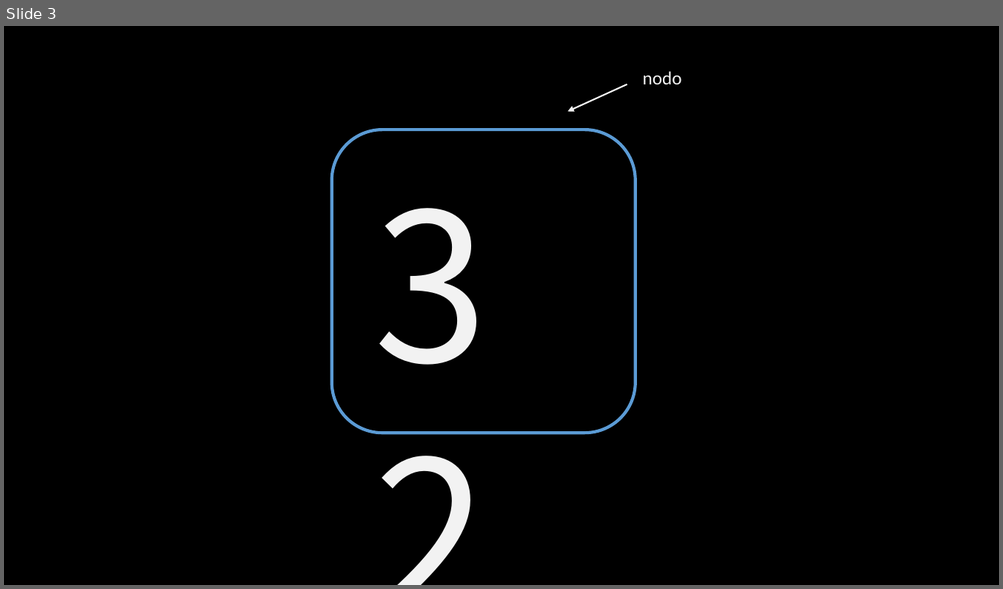
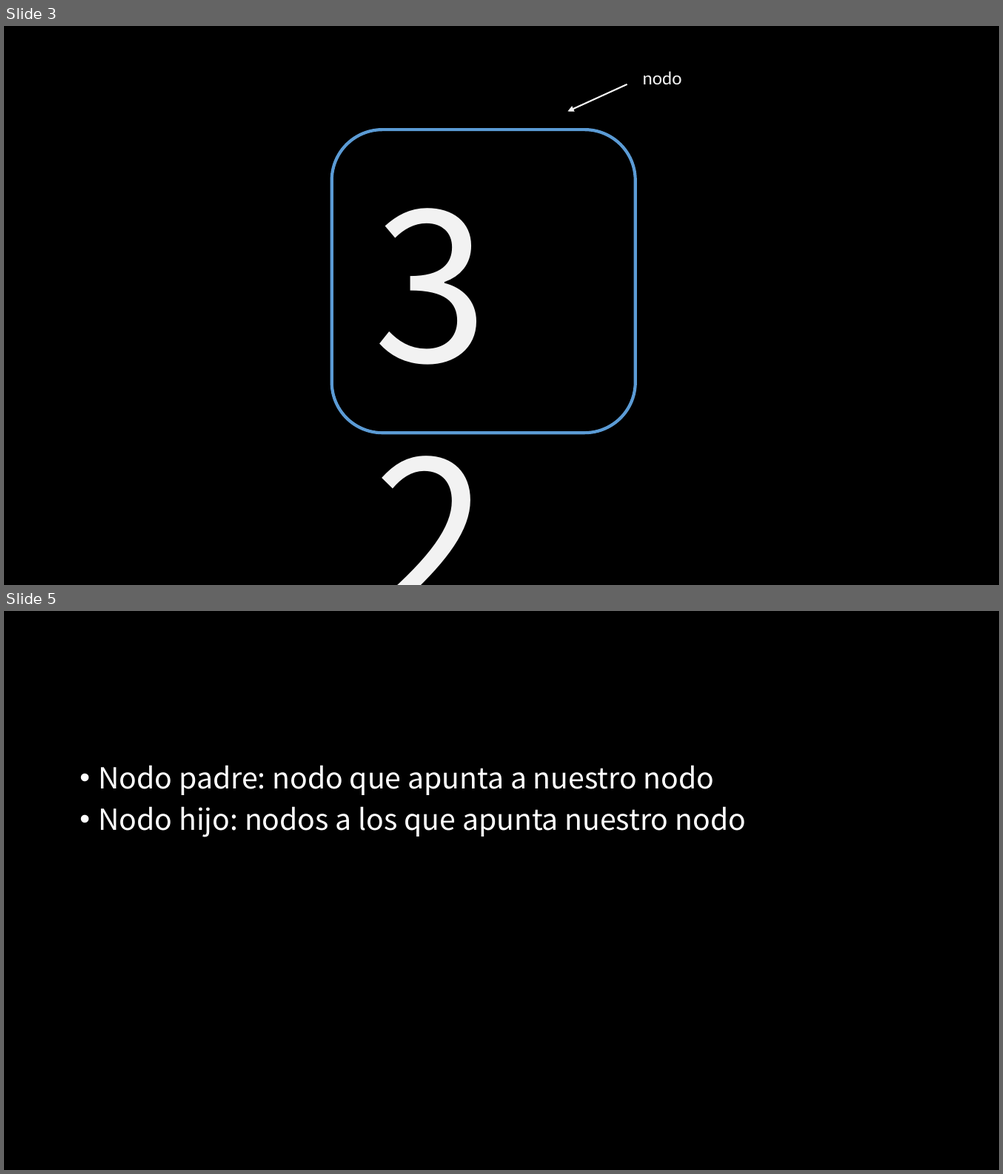
Before and after one commit to jcontrolresearch/DataStructure, a slide deck: Documents/[4]Arboles_binarios-Recorrido.pptx. Shown one above the other, each under a label of ours: slide 3 before the commit, slides 3 and 5 after it; the slides between them are not shown. The pictures are 1003x589 and 1003x1174 pixels, drawn with LibreOffice and Linux fonts; fonts in the diff are those of the drawing. Boxes give left, top, right and bottom in pixels: in the first picture for what was removed or moved away, otherwise in the second. Text is boxed around its words. In the diff, an @@ line names an element or a change of style, - is before the commit and + after.

```diff
--- a/Documents/[4]Arboles_binarios-Recorrido.pptx
+++ b/Documents/[4]Arboles_binarios-Recorrido.pptx
@@ slide 5 added at <box>4,611,999,1170</box>, background #000000 @@
@@ text added at <box>99,765,745,837</box>, 28 pt, text #FFFFFF @@
+• Nodo padre: nodo que apunta a nuestro nodo
+• Nodo hijo: nodos a los que apunta nuestro nodo
```
Also in this commit, not shown: 2 slides changed, 21 other slides added.
